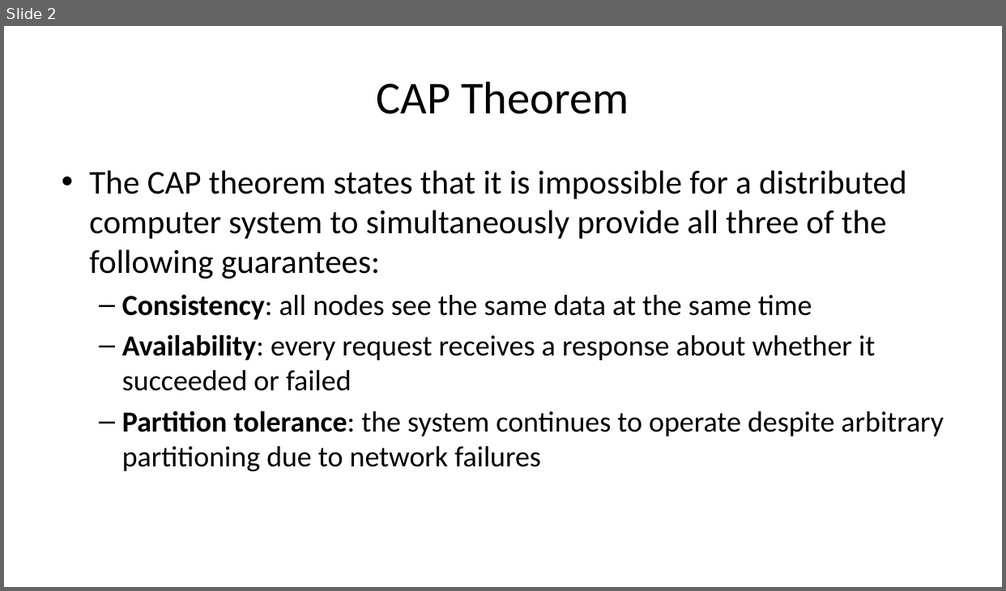
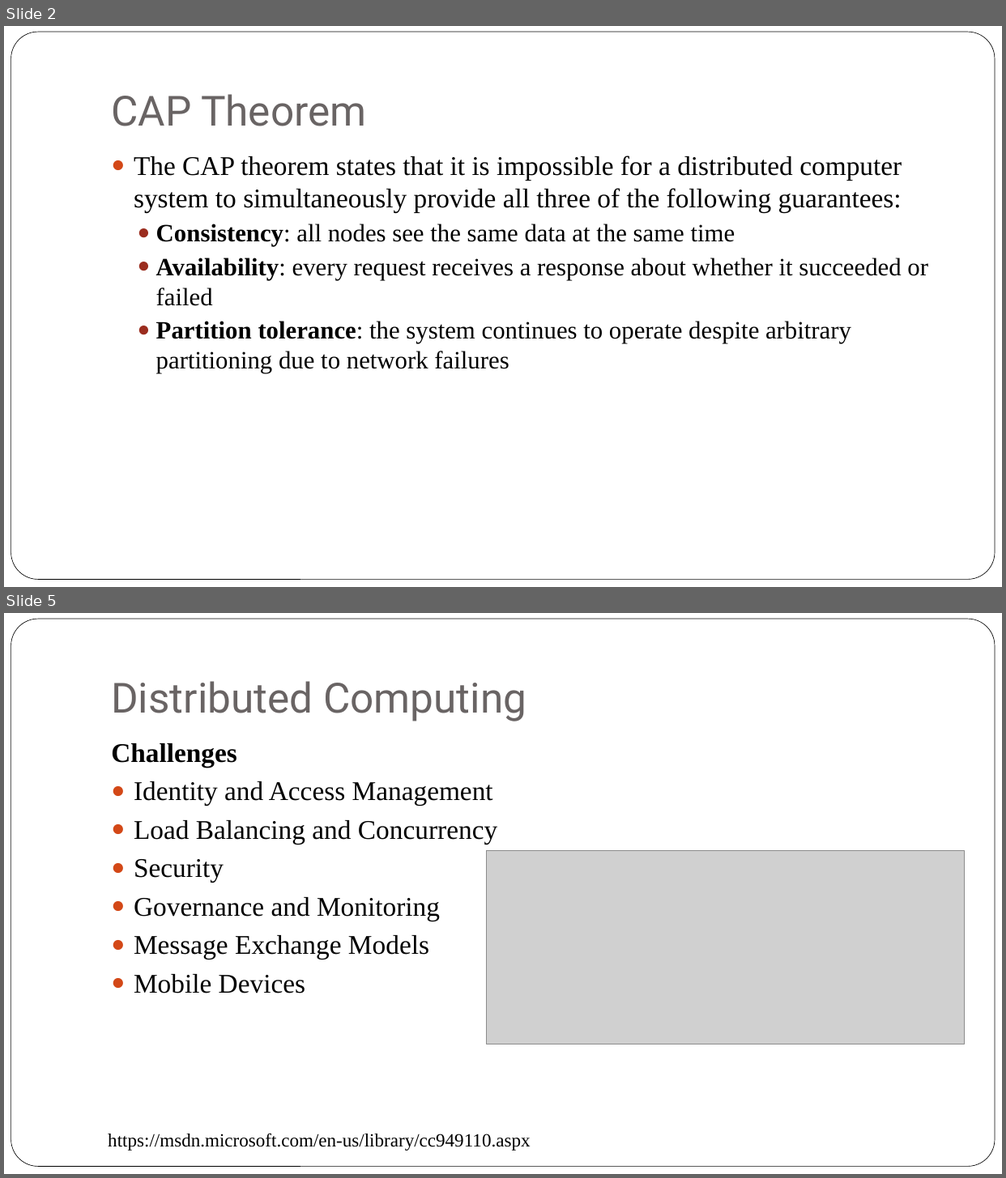
Before and after one commit to iskandersierra/DevSharp, a slide deck: Docs/Distributed Architecture.pptx. Shown one above the other, each under a label of ours: slide 2 before the commit, slides 2 and 5 after it; the slides between them are not shown. The pictures are 1006x591 and 1006x1178 pixels, drawn with LibreOffice and Linux fonts; fonts in the diff are those of the drawing; grey boxes stand for pictures. Boxes give left, top, right and bottom in pixels: in the first picture for what was removed or moved away, otherwise in the second. Text is boxed around its words. In the diff, an @@ line names an element or a change of style, - is before the commit and + after.

Commit message:
Updated document Distributed Architecture.pptx

```diff
--- a/Docs/Distributed Architecture.pptx
+++ b/Docs/Distributed Architecture.pptx
@@ slide 5 added at <box>4,613,1002,1174</box>, background #FFFFFF; not listed: 1 template element that a slide beside it also shows @@
@@ title added at <box>111,681,526,722</box>, 40 pt, text #696464 @@
+Distributed Computing
@@ text added at <box>111,743,497,994</box>, 26 pt, text #000000 @@
+Challenges
+● Identity and Access Management
+● Load Balancing and Concurrency
+● Security
+● Governance and Monitoring
+● Message Exchange Models
+● Mobile Devices
@@ picture added at <box>487,851,965,1044</box> @@
@@ text added at <box>108,1133,530,1151</box>, 18 pt, text #000000 @@
+https://msdn.microsoft.com/en-us/library/cc949110.aspx
@@ slide 2 changed as well @@
@@ rounded rectangle added at <box>10,32,995,580</box>, fill #FFFFFF, outline #000000 0.5 pt @@
@@ title "CAP Theorem": place and size @@
-title "CAP Theorem" at <box>377,81,629,114</box>
+title "CAP Theorem" at <box>111,94,366,126</box>
@@ title "CAP Theorem" at <box>111,94,366,126</box>: size 44 to 40 pt, font Calibri to Roboto, text colour #000000 to #696464; alignment centre to left; vertical alignment middle to bottom @@
@@ text "The CAP theorem states that ...": place and size @@
-text "The CAP theorem states that ..." at <box>89,170,944,472</box>
+text "The CAP theorem states that ..." at <box>134,156,928,373</box>
@@ text "The CAP theorem states that ..." at <box>134,156,928,373</box>: size 32 to 26 pt in "The CAP theorem states that it is ..."; font Calibri to Times New Roman; size 28 to 24 pt in "Consistency: all nodes see the same data ...", "Availability: every request receives a response about ...", "Partition tolerance: the system continues to operate ..."; bullet • to ●; bullet – to ●; less space between paragraphs @@
```
Also in this commit, not shown: 13 other slides changed, 8 other slides added, 2 slides removed.
